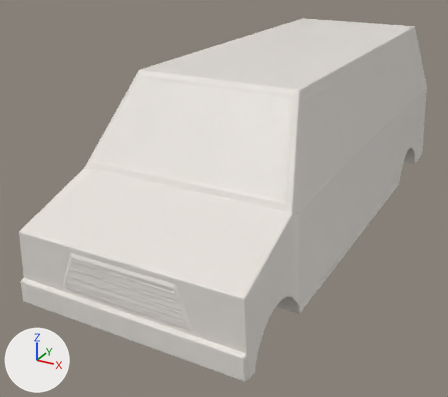
An edit to the Blender file Assets/Blender/CubeVan.blend, drawn before and after from the same camera.
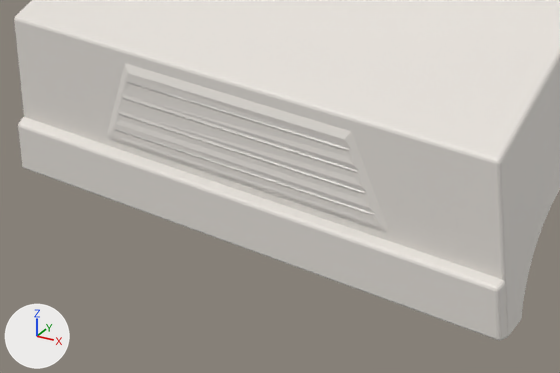
The first picture shows the older version from a camera (50 mm lens) standing at (2.43, -5.24, 2.76) and looking at (-0.33, -0.21, 0.25). The close-ups show both versions on the part from 3% to 61% of the width and 56% to 100% of the height of that picture. Lighting does not change. The marker at lower left points along +X, +Y and +Z.

Objects in the first close-up: 'CubeVan '.
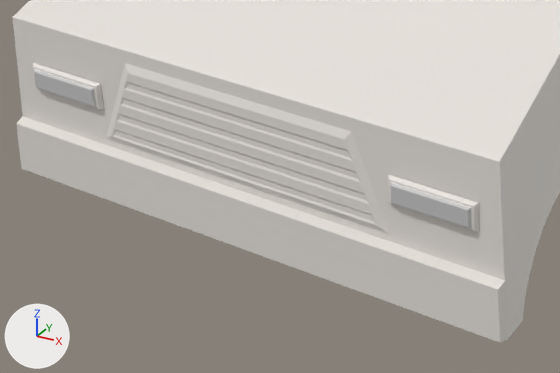
Edits to the bpy script that builds the scene:
```text
Add mat_headlights:
    mat_headlights = principled_material('HeadLights')
    mat_headlights.base_color = (0.56, 0.56, 0.56)  # light grey #c5c5c5
Change me_cube_001:
    used by ob_cubevan; location = (0.0, -0.063, 0.35)
    remove me_cube_001.from_pydata(...)  # 283 vertices, 228 faces; spans x -1.01..1.0, y -2.26..2.89, z -0.34..1.3
    add me_cube_001.from_pydata(...)  # 483 vertices, 414 faces; spans x -1.01..1.0, y -2.26..2.89, z -0.34..1.3
    me_cube_001 part 1: a new loose piece of 100 vertices spanning x -0.9..-0.58, y -2.24..-2.23, z 0.03..0.13, in mat_van_material (its picture is missing)
    me_cube_001 part 2: a new loose piece of 100 vertices spanning x 0.58..0.9, y -2.24..-2.23, z 0.03..0.13, in mat_van_material (its picture is missing)
Add me_cube_005:
    me_cube_005.from_pydata(...)  # 80 vertices, 66 faces; spans x -0.88..0.88, y -2.25..-2.24, z 0.04..0.12
    me_cube_005.materials.append(mat_headlights)  # light grey #c5c5c5
Change ob_cubevan:
    where _m = ob_cubevan.modifiers.new('Bevel', 'BEVEL')
    remove _m.segments = 2
    _m.width: 0.01 -> 0.0
    _m.width_pct: 0.01 -> 0.0
    where _m = ob_cubevan.modifiers.new('Bevel', 'BEVEL')
    add _m.offset_type = 'PERCENT'
Add ob_headlights:
    ob_headlights = bpy.data.objects.new('HeadLights', me_cube_005)
    ob_headlights.location = (0.0, -0.063, 0.35)
```

Changed parts and their boxes (x1, y1, x2, y2) in the close-ups (560 x 373 px):
'CubeVan ', reshaped, modifiers changed: before (14, 0, 560, 341); after (12, 0, 560, 343)
'HeadLights', added: after (34, 70, 471, 228)
part 1 of me_cube_001, added: after (33, 63, 104, 109)
part 2 of me_cube_001, added: after (388, 175, 479, 231)
